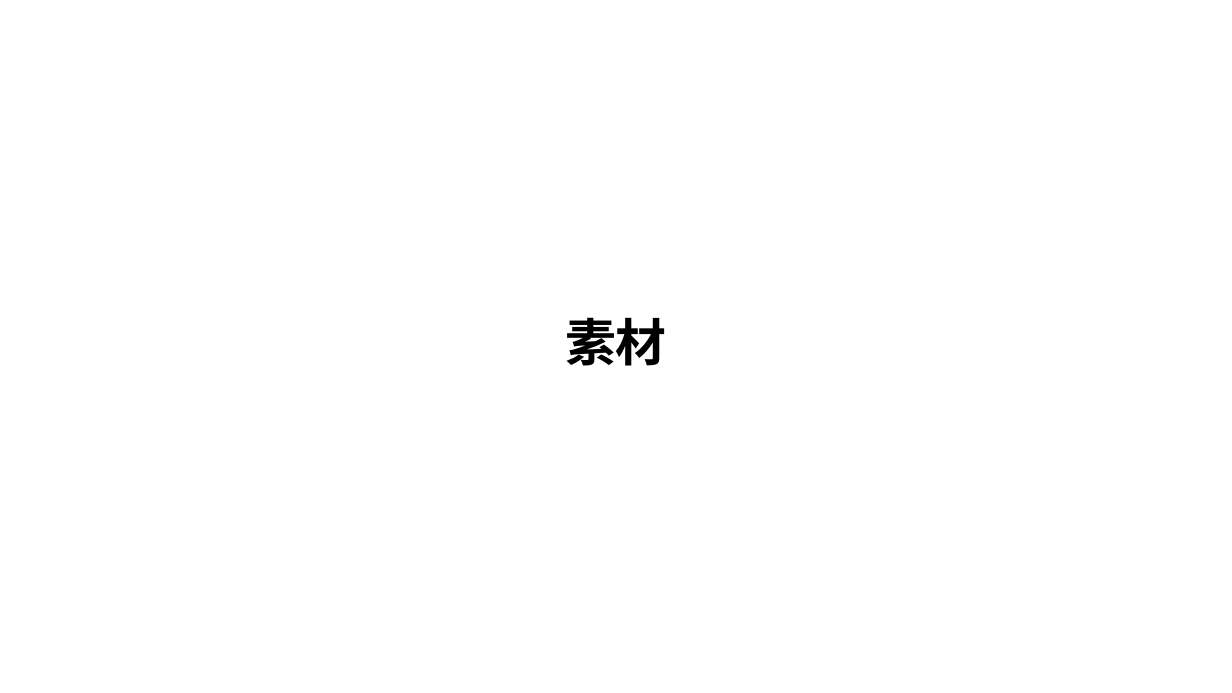
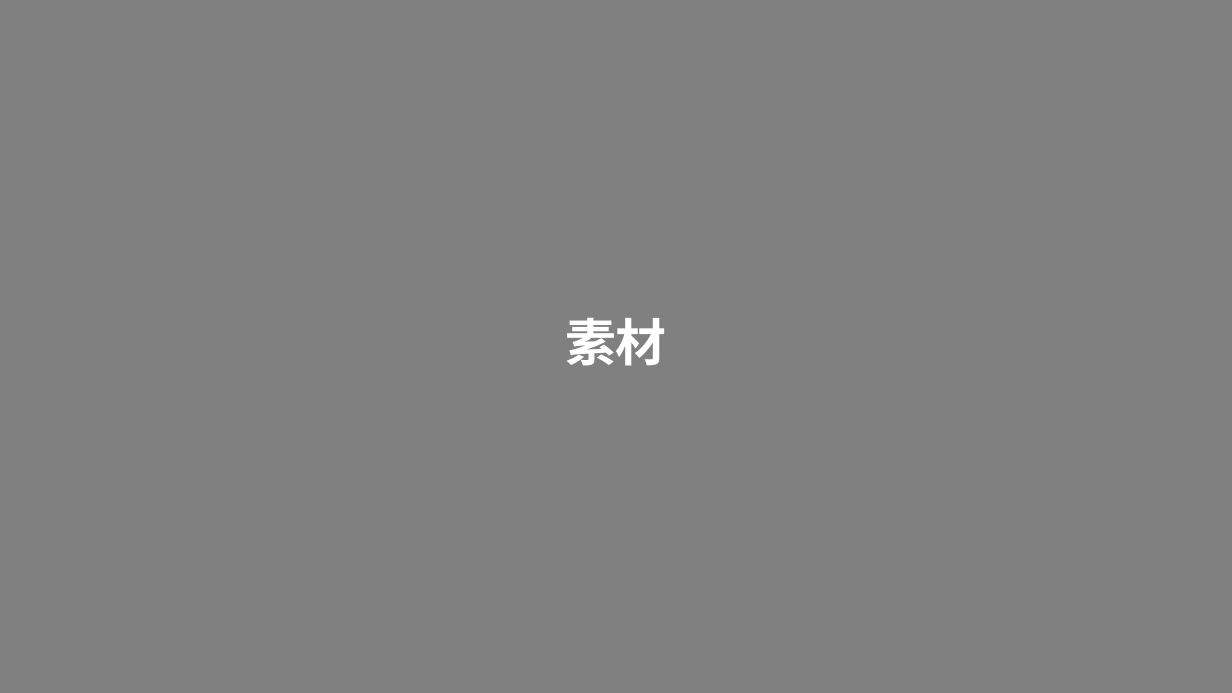
Before and after one commit to tufuchipaji/Tiera, a slide deck: slide 1 of 机制图示.pptx. Drawn at 1232x693 pixels with LibreOffice and Linux fonts; fonts in the diff are those of the drawing. Boxes give left, top, right and bottom in pixels: in the first picture for what was removed or moved away, otherwise in the second. Text is boxed around its words. In the diff, an @@ line names an element or a change of style, - is before the commit and + after.

```diff
--- a/机制图示.pptx
+++ b/机制图示.pptx
@@ background #FFFFFF to #808080 @@
@@ title "素材" at [565,318,667,366]: text colour #000000 to #FFFFFF @@
```
Also in this commit, not shown: 1 other file.
